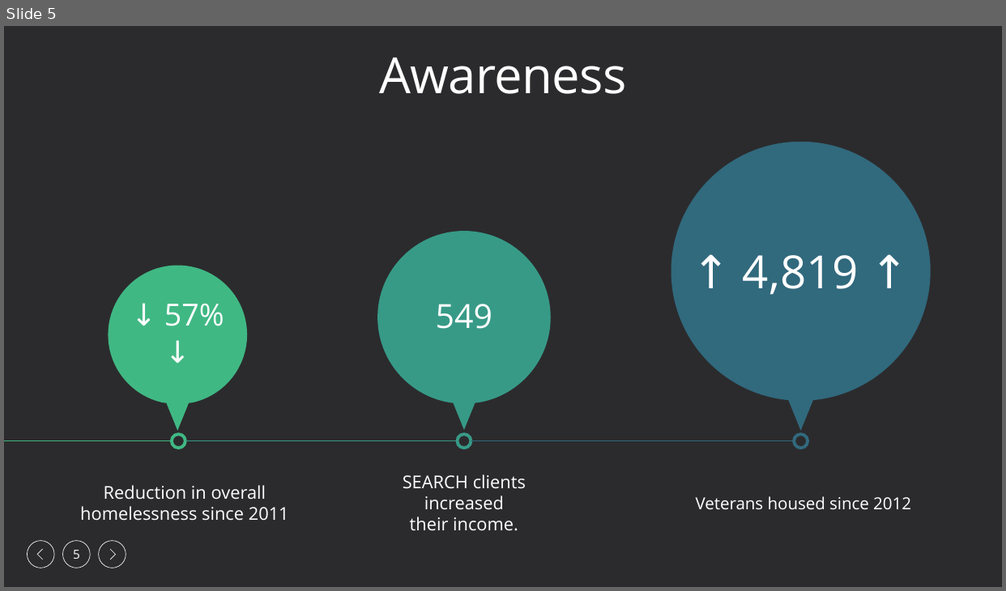
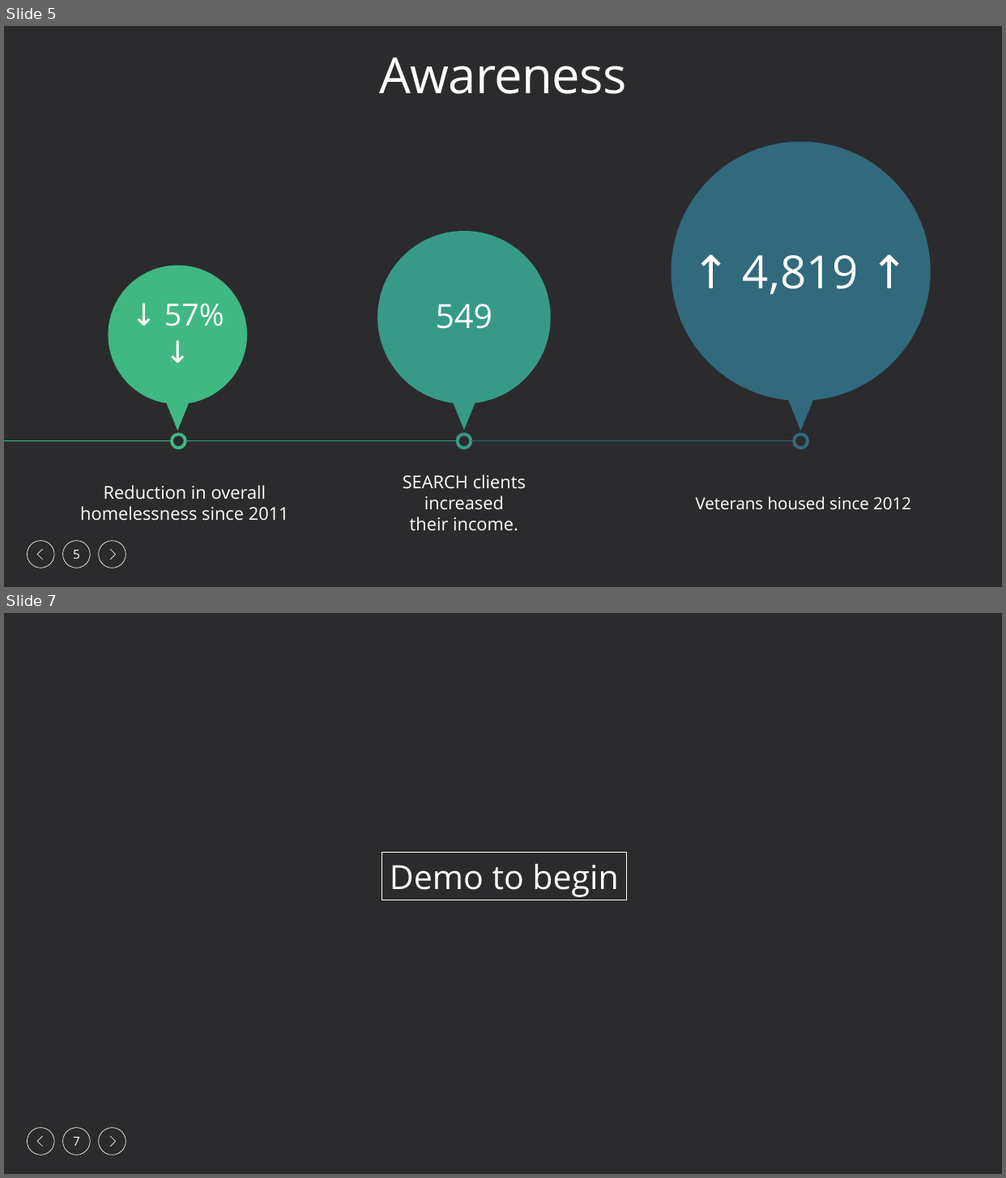
Before and after one commit to Houston17/team-4, a slide deck: Final Presentation.pptx. Shown one above the other, each under a label of ours: slide 5 before the commit, slides 5 and 7 after it; the slides between them are not shown. The pictures are 1006x591 and 1006x1178 pixels, drawn with LibreOffice and Linux fonts; fonts in the diff are those of the drawing; background and template pictures are left out. Boxes give left, top, right and bottom in pixels: in the first picture for what was removed or moved away, otherwise in the second. Text is boxed around its words. In the diff, an @@ line names an element or a change of style, - is before the commit and + after.

```diff
--- a/Final Presentation.pptx
+++ b/Final Presentation.pptx
@@ slide 7 added at [4,613,1002,1174], background picture (left out); not listed: 6 template elements that a slide beside it also shows @@
@@ rectangle added at [382,853,627,901], outline #FFFFFF 0.75 pt, 32 pt, text #FFFFFF @@
+Demo to begin
```
Also in this commit, not shown: 3 slides changed, 1 other slide added.
